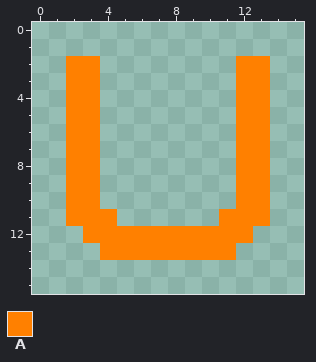
Pixel-art sprite, stored at art/Extra/Rank/U.png. Above is the file before it was changed.
The file is 256x256 pixels, drawn in blocks of 16x16; one block is one cell here.
Palette (. is transparent): A #ff8000
Pixels before, first column x 2:
 2 AA........AA
 3 AA........AA
 4 AA........AA
 5 AA........AA
 6 AA........AA
 7 AA........AA
 8 AA........AA
 9 AA........AA
10 AA........AA
11 AAA......AAA
12 .AAAAAAAAAA.
13 ..AAAAAAAA..
After the commit:
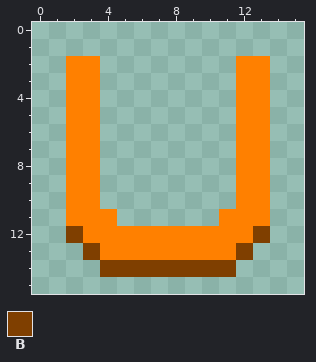
Colours new in this view: B #7f3f00
Diff:
The author put colour B in row 12 at x 2 and 13; in row 13 at x 3 and 12; in row 14 at x 4 to 11.
Changed places in both pictures, as pixel boxes (x1, y1, x2, y2):
added: (66, 226, 270, 277)
